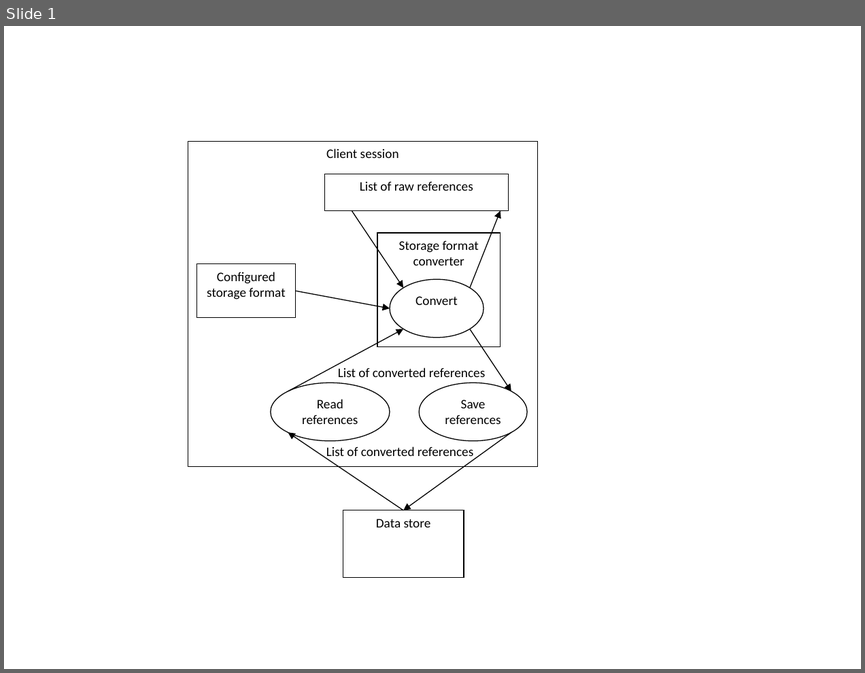
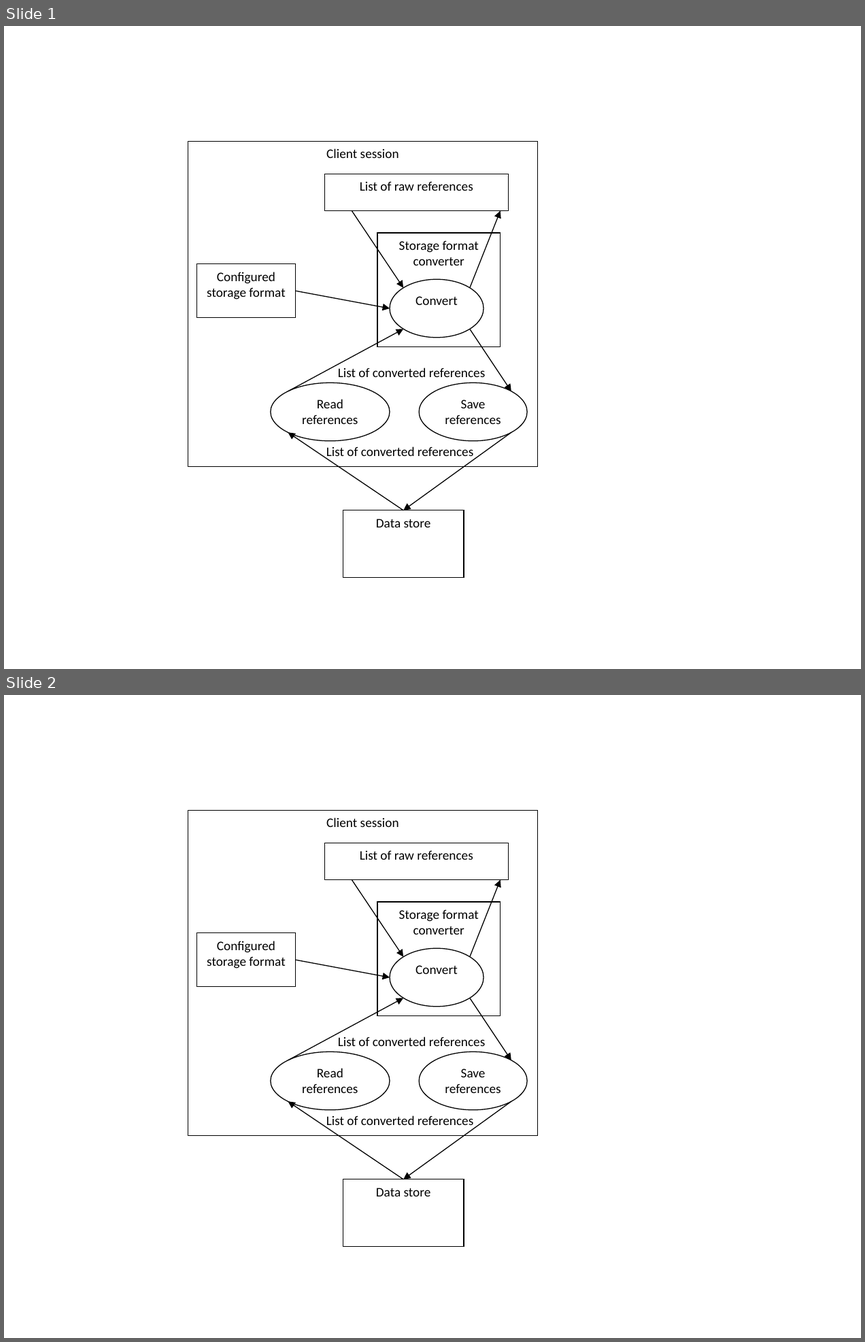
Before and after one commit to evowilliamson/design-patterns, a slide deck: assignment1/assignment1.pptx. Shown one above the other, each under a label of ours: slide 1 before the commit, slides 1 and 2 after it. The pictures are 865x673 and 865x1342 pixels, drawn with LibreOffice and Linux fonts; fonts in the diff are those of the drawing. Boxes give left, top, right and bottom in pixels: in the first picture for what was removed or moved away, otherwise in the second. Text is boxed around its words. In the diff, an @@ line names an element or a change of style, - is before the commit and + after.

```diff
--- a/assignment1/assignment1.pptx
+++ b/assignment1/assignment1.pptx
@@ slide 2 added at (4, 695, 861, 1338), background #FFFFFF @@
@@ rectangle added at (188, 810, 538, 1136), fill #FFFFFF, outline #000000 0.75 pt, 11 pt, text #000000 @@
+Client session
@@ rectangle added at (324, 843, 509, 879), fill #FFFFFF, outline #000000 0.75 pt, 11 pt, text #000000 @@
+List of raw references
@@ arrow added from (352, 880) to (403, 956), #000000 0.75 pt @@
@@ arrow added from (470, 956) to (500, 880), #000000 0.75 pt @@
@@ rectangle added at (377, 902, 500, 1015), fill #FFFFFF, outline #000000 0.75 pt, 11 pt, text #000000 @@
+Storage format converter
@@ rectangle added at (197, 933, 295, 987), fill #FFFFFF, outline #000000 0.75 pt, 11 pt, text #000000 @@
+Configured storage format
@@ arrow added from (295, 960) to (390, 977), #000000 0.75 pt @@
@@ ellipse added at (390, 948, 484, 1006), fill #FFFFFF, outline #000000 0.75 pt, 11 pt, text #000000 @@
+Convert
@@ arrow added from (288, 1060) to (403, 998), #000000 0.75 pt @@
@@ arrow added from (470, 998) to (511, 1060), #000000 0.75 pt @@
@@ text added at (338, 1036, 485, 1046), 11 pt, text #000000 @@
+List of converted references
@@ ellipse added at (271, 1051, 390, 1110), fill #FFFFFF, outline #000000 0.75 pt, 11 pt, text #000000 @@
+Read references
@@ ellipse added at (419, 1051, 527, 1110), fill #FFFFFF, outline #000000 0.75 pt, 11 pt, text #000000 @@
+Save references
@@ arrow added from (403, 1179) to (288, 1101), #000000 0.75 pt @@
@@ arrow added from (511, 1101) to (403, 1179), #000000 0.75 pt @@
@@ text added at (326, 1115, 473, 1128), 11 pt, text #000000 @@
+List of converted references
@@ rectangle added at (343, 1179, 464, 1246), fill #FFFFFF, outline #000000 0.75 pt, 11 pt, text #000000 @@
+Data store
```
Also in this commit, not shown: 1 slide removed, 1 other file.
